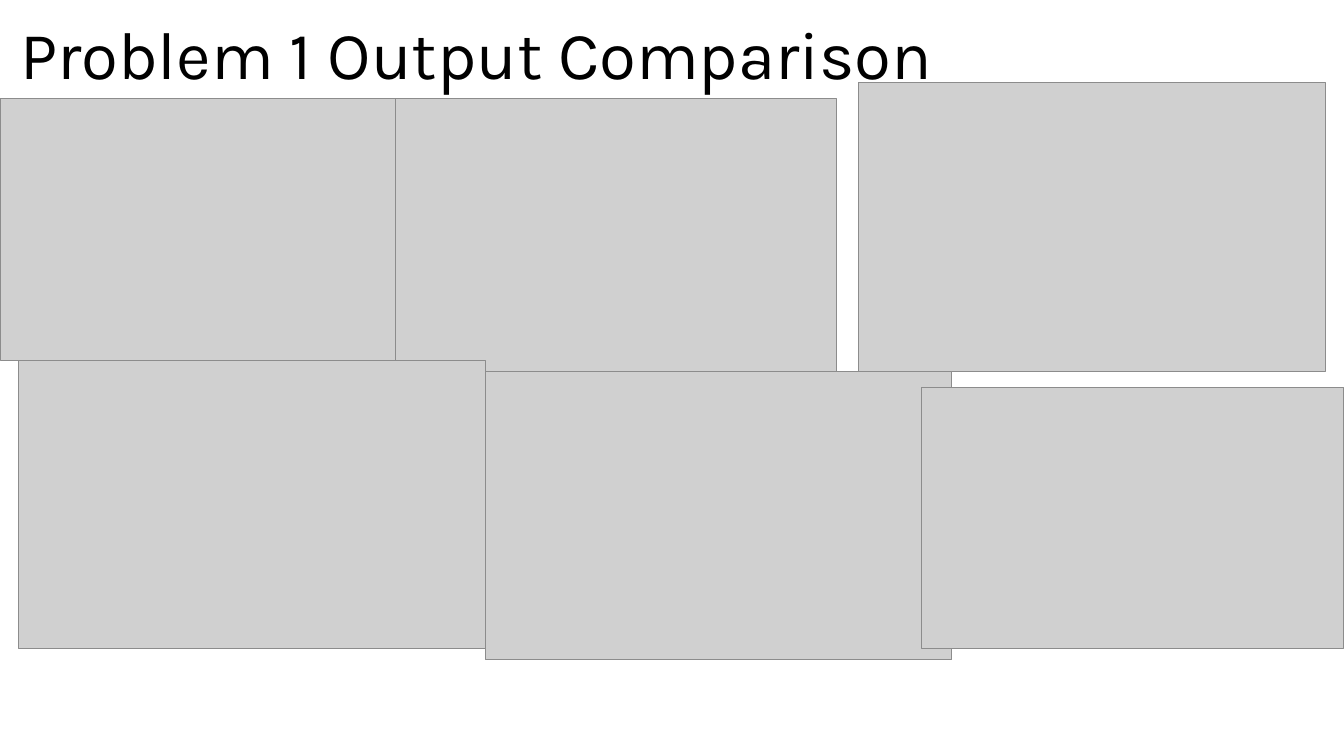
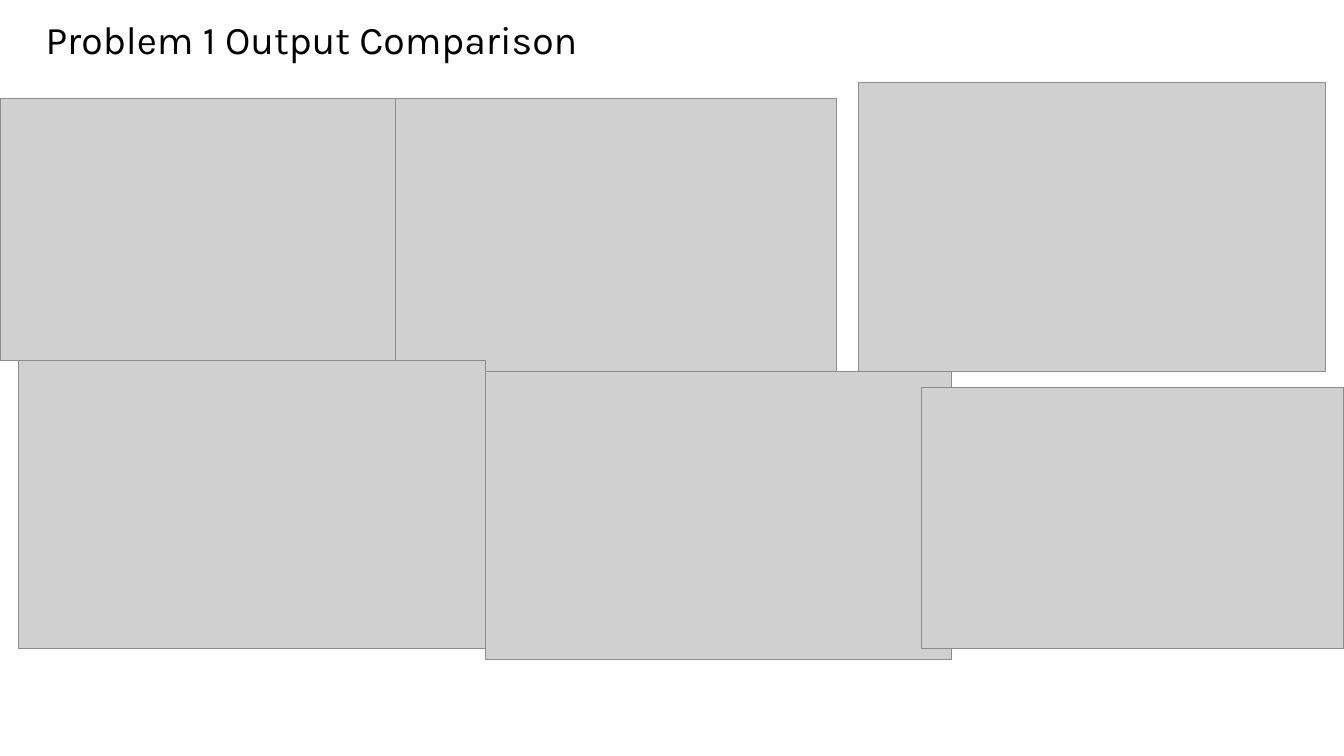
Before and after one commit to AbhinandSatish/Nuclear_Ractor_BurnUp, a slide deck: slide 9 of Reports/Abhinand Saitsh - Uranium Transmutation decay chain - Presentation.pptx. Drawn at 1344x756 pixels with LibreOffice and Linux fonts; fonts in the diff are those of the drawing; grey boxes stand for pictures. Boxes give left, top, right and bottom in pixels: in the first picture for what was removed or moved away, otherwise in the second. Text is boxed around its words. In the diff, an @@ line names an element or a change of style, - is before the commit and + after.

```diff
--- a/Reports/Abhinand Saitsh - Uranium Transmutation decay chain - Presentation.pptx
+++ b/Reports/Abhinand Saitsh - Uranium Transmutation decay chain - Presentation.pptx
@@ text "Problem 1 Output Comparison" moved from (x1=20, y1=32, x2=932, y2=96) to (x1=46, y1=27, x2=577, y2=64) @@
@@ text "Problem 1 Output Comparison" at (x1=46, y1=27, x2=577, y2=64): size 48 to 28 pt; line spacing 0.9 to 1; vertical alignment bottom to top @@
```
Also in this commit, not shown: 6 other slides changed, 5 other files.
